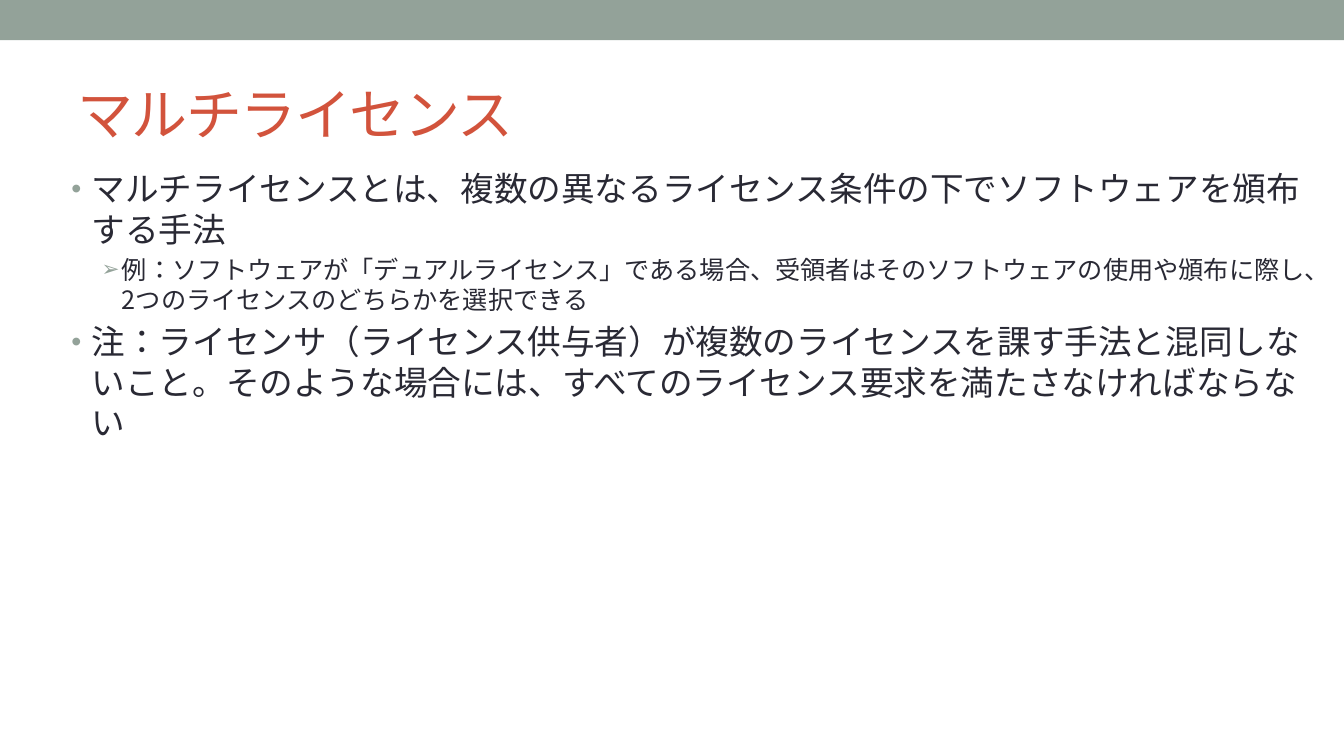
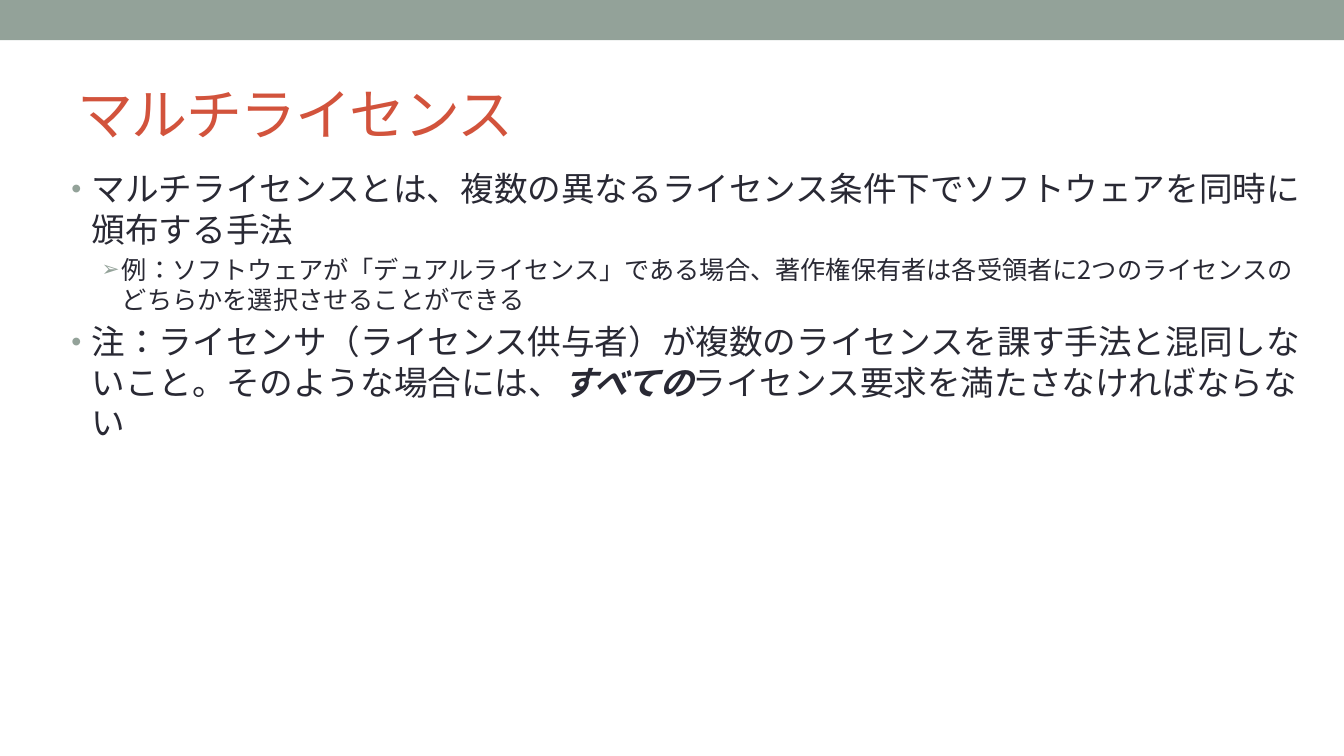
Before and after one commit to OpenChain-Project/Curriculum-Translation-JP, a slide deck: slide 24 of REVIEW/Version_for_v1.1/openchain-curriculum-for-1-1_JP_review_tani.pptx. Drawn at 1344x756 pixels with LibreOffice and Linux fonts; fonts in the diff are those of the drawing; background and template pictures are left out. Boxes give left, top, right and bottom in pixels: in the first picture for what was removed or moved away, otherwise in the second. Text is boxed around its words. In the diff, an @@ line names an element or a change of style, - is before the commit and + after.

```diff
--- a/REVIEW/Version_for_v1.1/openchain-curriculum-for-1-1_JP_review_tani.pptx
+++ b/REVIEW/Version_for_v1.1/openchain-curriculum-for-1-1_JP_review_tani.pptx
@@ text at box(92, 172, 1300, 281): text changed @@
-• マルチライセンスとは、複数の異なるライセンス条件の下でソフトウェアを頒布する手法
-  ➢ 例：ソフトウェアが「デュアルライセンス」である場合、受領者はそのソフトウェアの使用や頒布に際し、2つのライセンスのどちらかを選択できる
+• マルチライセンスとは、複数の異なるライセンス条件下でソフトウェアを同時に頒布する手法
+  ➢ 例：ソフトウェアが「デュアルライセンス」である場合、著作権保有者は各受領者に2つのライセンスのどちらかを選択させることができる
@@ text at box(92, 325, 1300, 436): bold on, italic on in "注：ライセンサ（ライセンス供与者）が複数のライセンスを課す手法と混同しないこと。そのような場合には、すべてのライセンス要 ..." @@
```
Also in this commit, not shown: 2 other slides changed.
